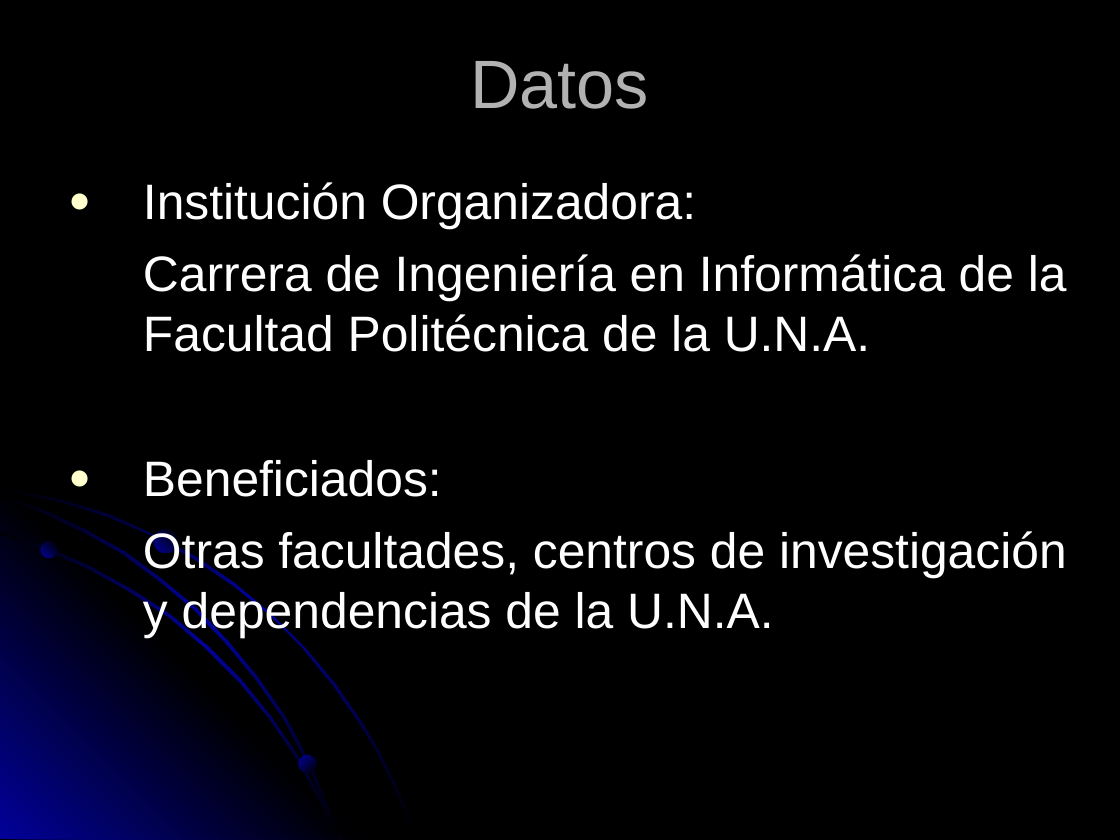
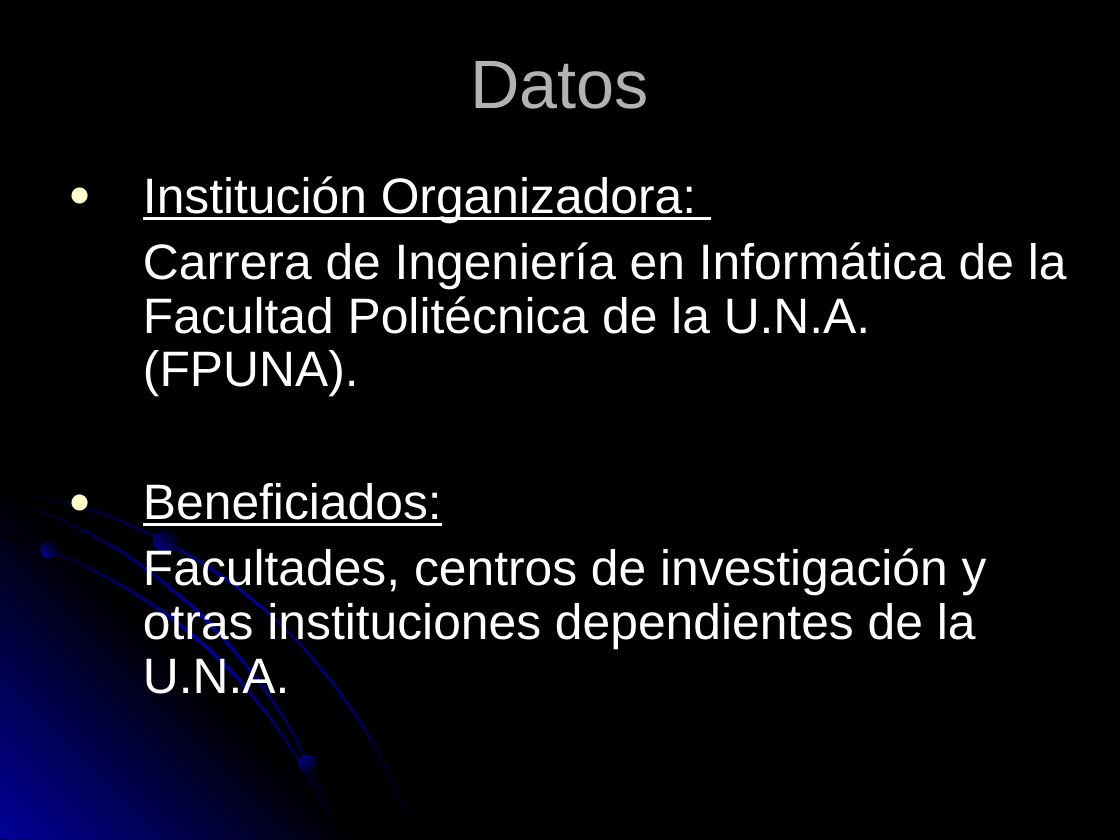
Before and after one commit to ghuttemann/sw-libre-aa, a slide deck: slide 3 of AikuaaPora.ppt. Drawn at 1120x840 pixels with LibreOffice and Linux fonts; fonts in the diff are those of the drawing. Boxes give left, top, right and bottom in pixels: in the first picture for what was removed or moved away, otherwise in the second. Text is boxed around its words. In the diff, an @@ line names an element or a change of style, - is before the commit and + after.

```diff
--- a/AikuaaPora.ppt
+++ b/AikuaaPora.ppt
@@ text at <box>143,176,696,526</box>: underline on in "Institución Organizadora:", "Beneficiados:"; line spacing 1 to 0.9 @@
@@ text at <box>143,242,1067,397</box>: text changed @@
-Carrera de Ingeniería en Informática de la Facultad Politécnica de la U.N.A.
+Carrera de Ingeniería en Informática de la Facultad Politécnica de la U.N.A. (FPUNA).
@@ text at <box>143,545,987,703</box>: text changed @@
-Otras facultades, centros de investigación y dependencias de la U.N.A.
+Facultades, centros de investigación y otras instituciones dependientes de la U.N.A.
```
Also in this commit, not shown: 7 other slides changed.
